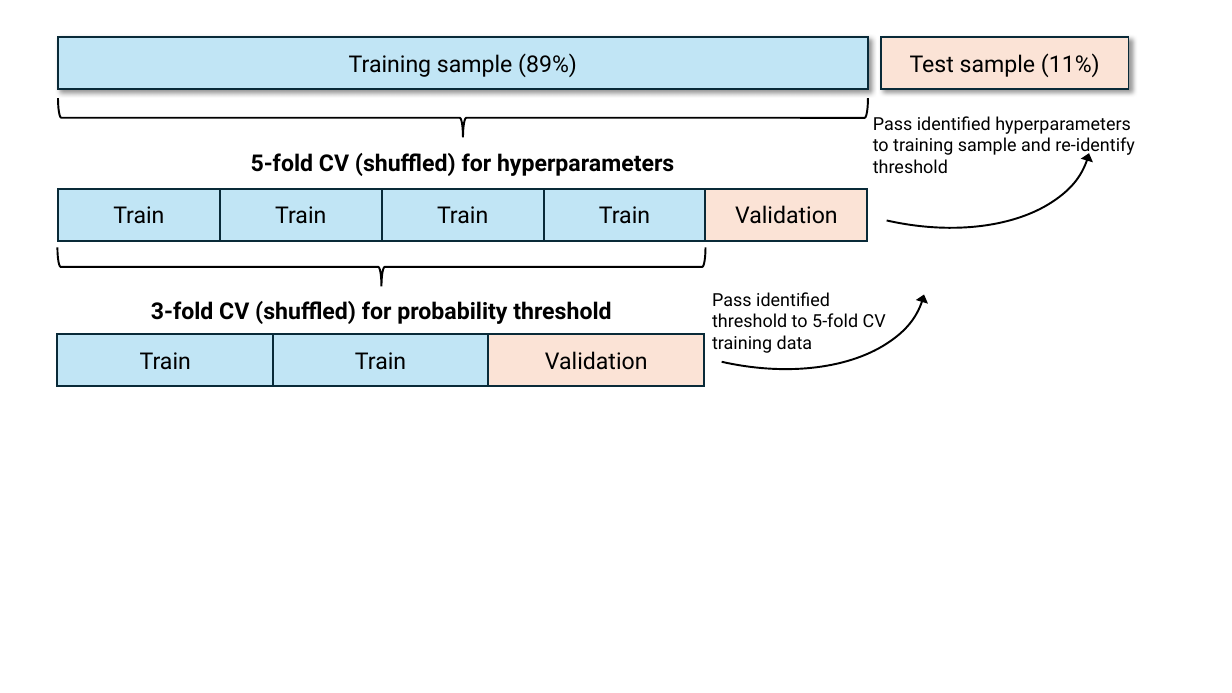
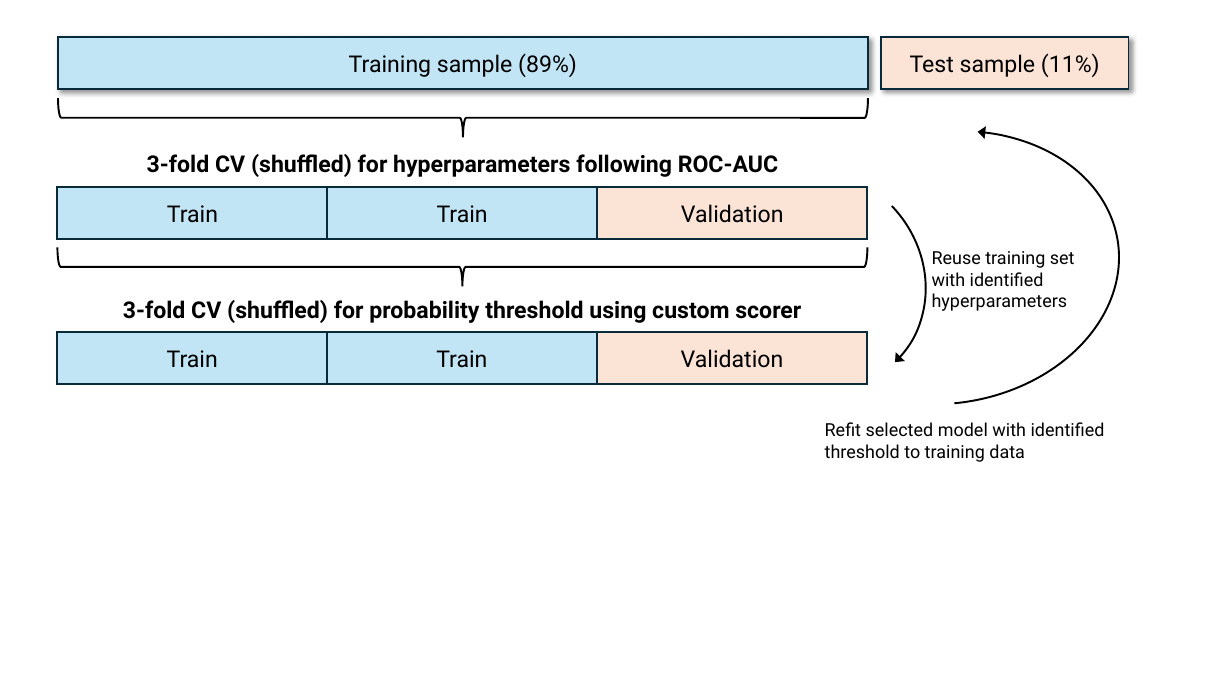
Before and after one commit to dschulz13/amazon_review_classification_python_project, a slide deck: slide 1 of Picture CV framework.pptx. Drawn at 1232x693 pixels with LibreOffice and Linux fonts; fonts in the diff are those of the drawing. Boxes give left, top, right and bottom in pixels: in the first picture for what was removed or moved away, otherwise in the second. Text is boxed around its words. In the diff, an @@ line names an element or a change of style, - is before the commit and + after.

Commit message:
Adjusted README with new results. Adjusted cost function and simplified threshold tuning to two-step procedure.

```diff
--- a/Picture CV framework.pptx
+++ b/Picture CV framework.pptx
@@ arc (boxed as its full ellipse) at (755, 107, 1139, 429): proportions changed; mirrored; rotation 103 to 351 degrees @@
@@ group removed at (220, 116, 1134, 353): 2 rectangles, 2 texts @@
-Train
-Train
-Pass identified threshold to 5-fold CV training data
-Pass identified hyperparameters to training sample and re-identify threshold
@@ arc (boxed as its full ellipse) at (659, 124, 971, 436): proportions changed; rotation 103 to 46 degrees @@
@@ text at (147, 154, 778, 177): text changed @@
-5-fold CV (shuffled) for hyperparameters
+3-fold CV (shuffled) for hyperparameters following ROC-AUC
@@ rectangle "Train": place and size @@
-rectangle "Train" at (57, 335, 273, 386)
+rectangle "Train" at (57, 188, 327, 239)
@@ rectangle "Train": place and size @@
-rectangle "Train" at (273, 335, 488, 386)
+rectangle "Train" at (327, 188, 597, 239)
@@ rectangle "Validation": place and size @@
-rectangle "Validation" at (489, 335, 704, 386)
+rectangle "Validation" at (597, 188, 867, 239)
@@ right brace: place and size @@
-right brace at (58, 247, 706, 286)
+right brace at (57, 248, 867, 287)
@@ text added at (932, 251, 1075, 311), 14 pt, text #000000 @@
+Reuse training set with identified hyperparameters
@@ text at (123, 300, 801, 323): text changed @@
-3-fold CV (shuffled) for probability threshold
+3-fold CV (shuffled) for probability threshold using custom scorer
@@ rectangle "Train": place and size @@
-rectangle "Train" at (58, 189, 220, 240)
+rectangle "Train" at (57, 332, 327, 384)
@@ rectangle "Train": place and size @@
-rectangle "Train" at (382, 189, 543, 240)
+rectangle "Train" at (327, 332, 597, 384)
@@ rectangle "Validation": place and size @@
-rectangle "Validation" at (706, 189, 868, 240)
+rectangle "Validation" at (597, 332, 867, 384)
@@ text added at (825, 422, 1105, 462), 14 pt, text #000000 @@
+Refit selected model with identified threshold to training data
```
Also in this commit, not shown: 13 other files.
